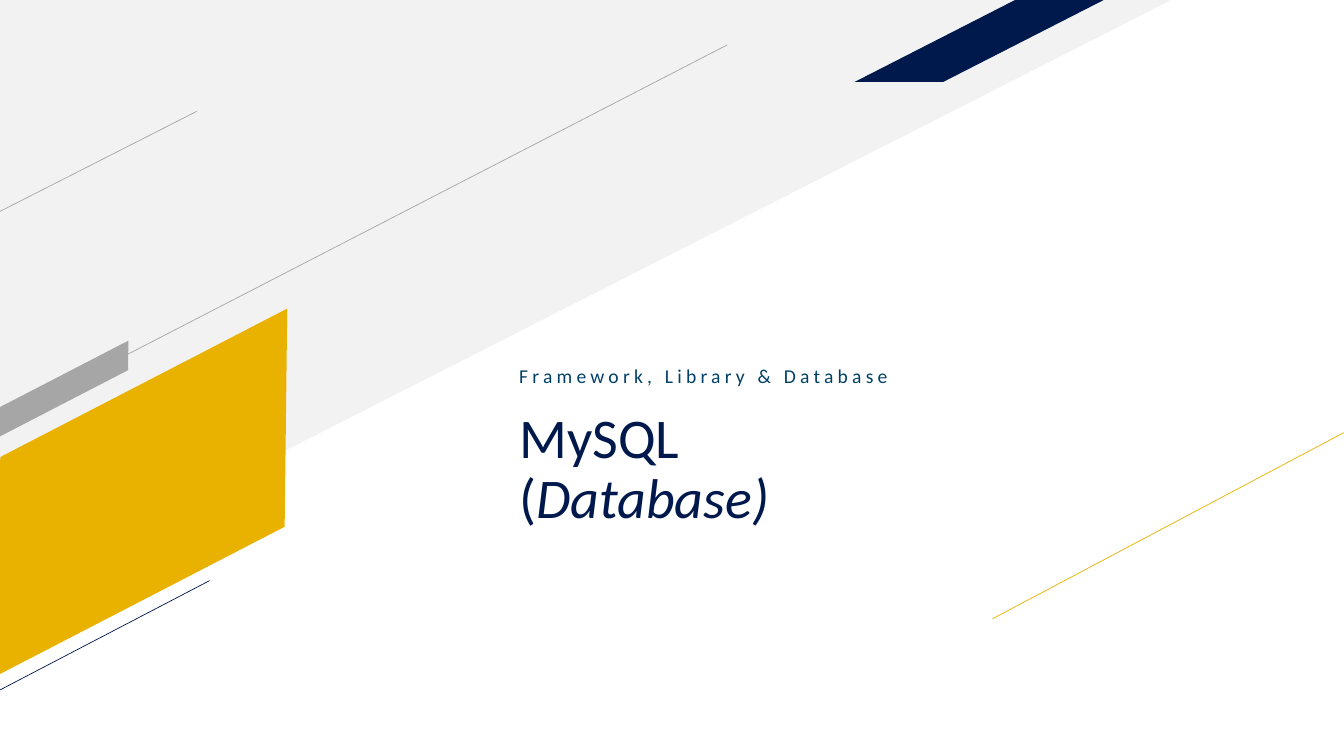
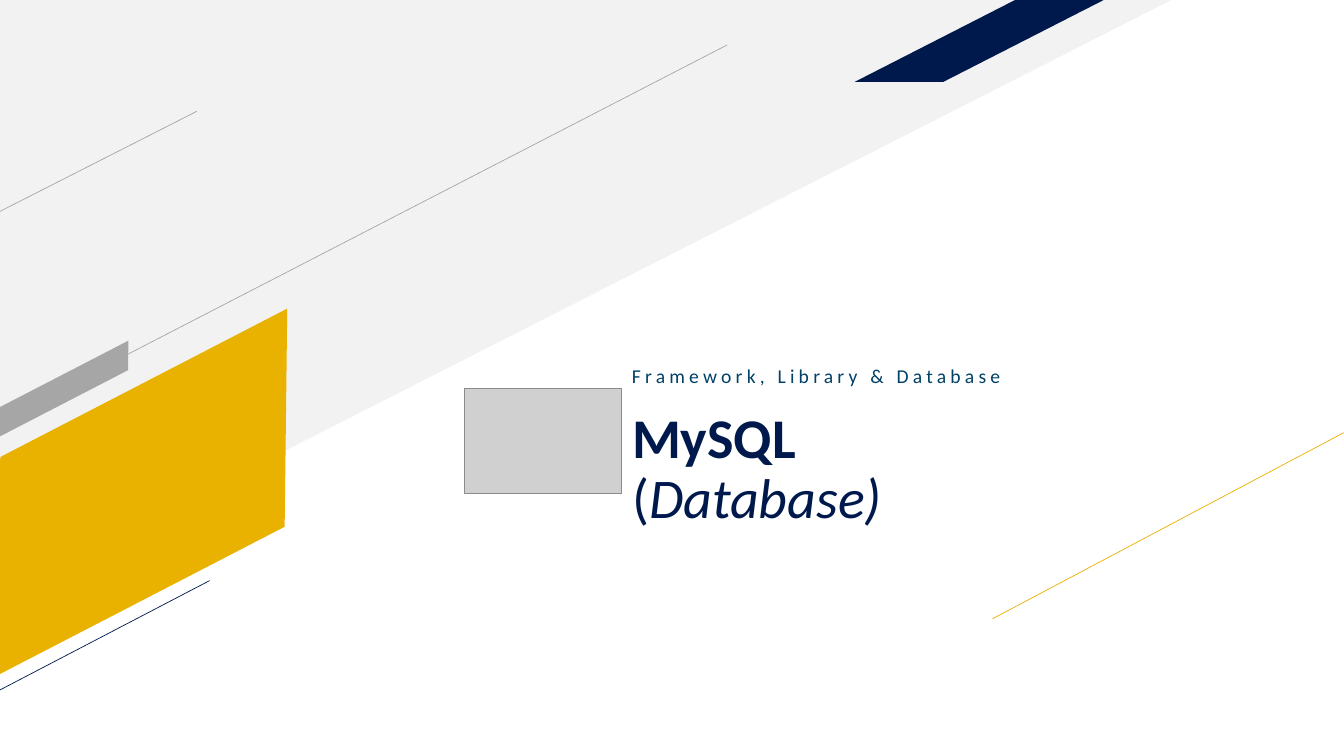
Before and after one commit to adityadees/Unsri-Mengajar-Laravel, a slide deck: slide 54 of Slide 1 - Introduction.pptx. Drawn at 1344x756 pixels with LibreOffice and Linux fonts; fonts in the diff are those of the drawing; grey boxes stand for pictures. Boxes give left, top, right and bottom in pixels: in the first picture for what was removed or moved away, otherwise in the second. Text is boxed around its words. In the diff, an @@ line names an element or a change of style, - is before the commit and + after.

```diff
--- a/Slide 1 - Introduction.pptx
+++ b/Slide 1 - Introduction.pptx
@@ picture added at [465, 388, 622, 493] @@
@@ text "Framework, Library & Database": place and size @@
-text "Framework, Library & Database" at [519, 369, 888, 386]
+text "Framework, Library & Database" at [632, 369, 1001, 386]
@@ text "MySQL (Database)": place and size @@
-text "MySQL (Database)" at [519, 421, 769, 526]
+text "MySQL (Database)" at [632, 421, 882, 526]
@@ text "MySQL (Database)" at [632, 421, 882, 526]: bold on in "MySQL" @@
```
Also in this commit, not shown: 28 other slides changed, 2 slides added, 1 slide removed.
